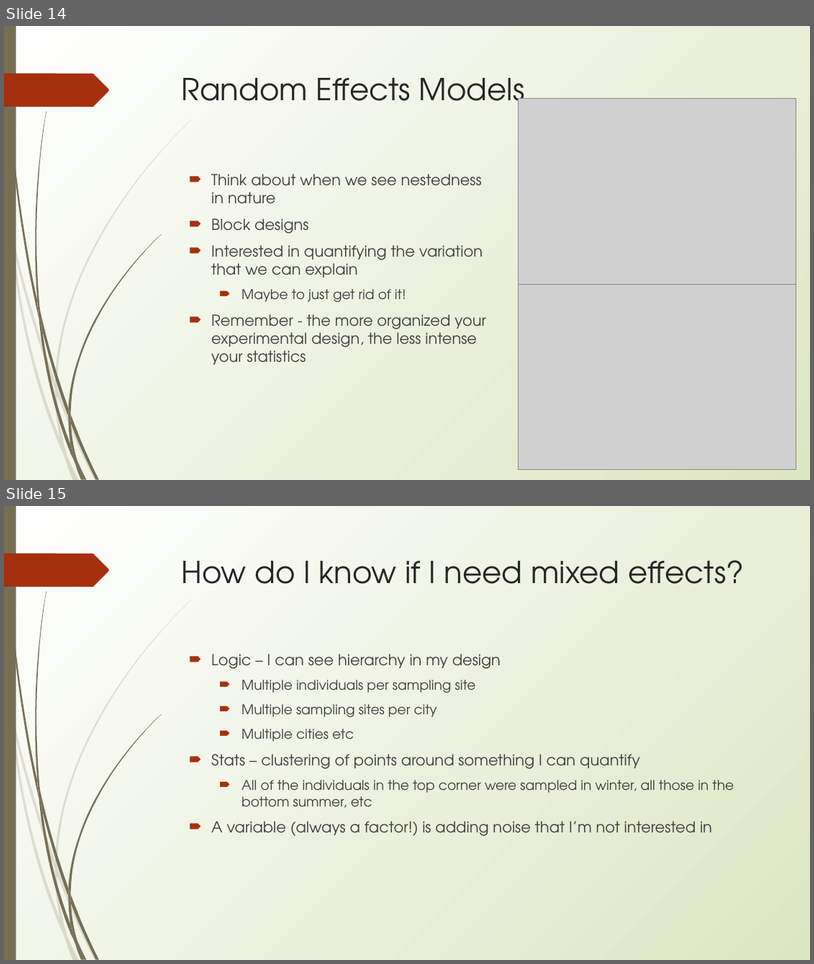
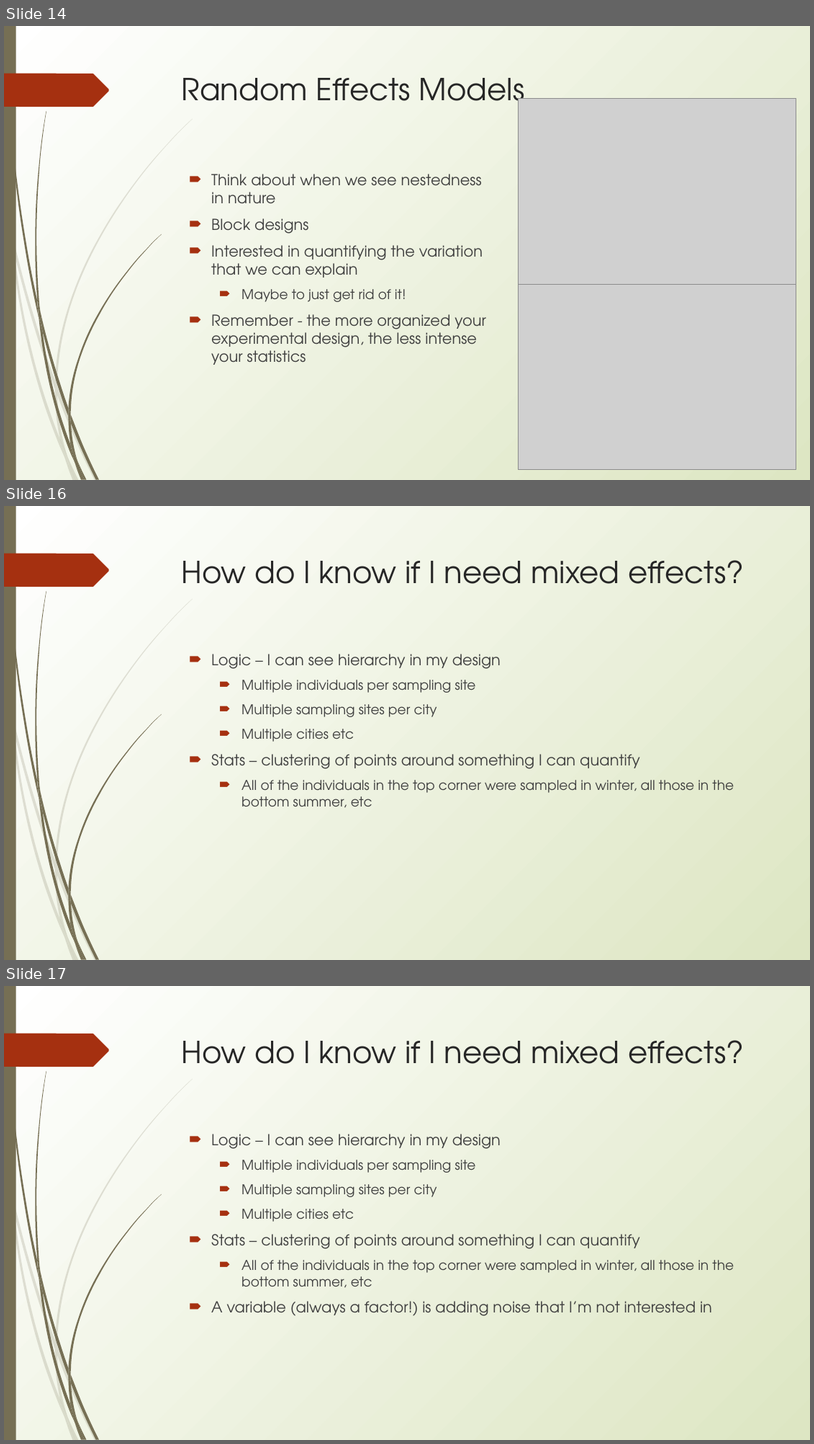
Before and after one commit to erynmcfarlane/GraduateStatsClass, a slide deck: Lecture6.pptx. Shown one above the other, each under a label of ours: slides 14 and 15 before the commit, slides 14, 16 and 17 after it; the slides between them are not shown. The pictures are 814x964 and 814x1444 pixels, drawn with LibreOffice and Linux fonts; fonts in the diff are those of the drawing; grey boxes stand for pictures. Boxes give left, top, right and bottom in pixels: in the first picture for what was removed or moved away, otherwise in the second. Text is boxed around its words. In the diff, an @@ line names an element or a change of style, - is before the commit and + after.

```diff
--- a/Lecture6.pptx
+++ b/Lecture6.pptx
@@ slide 16 added at (4,506,810,960), background gradient #FFFFFF to #DDE6C3; not listed: 24 template elements that a slide beside it also shows @@
@@ title added at (182,560,744,584), 36 pt, text #262626 @@
+How do I know if I need mixed effects?
@@ text added at (211,654,734,808), 16 pt, text #3F3F3F @@
+🠶 Logic – I can see hierarchy in my design
+  🠶 Multiple individuals per sampling site
+  🠶 Multiple sampling sites per city
+  🠶 Multiple cities etc
+🠶 Stats – clustering of points around something I can quantify
+  🠶 All of the individuals in the top corner were sampled in winter, all those in the bottom summer, etc
@@ what was slide 15 is now slide 17 @@
```
Also in this commit, not shown: 1 slide changed, 6 other slides added, 1 other file.
